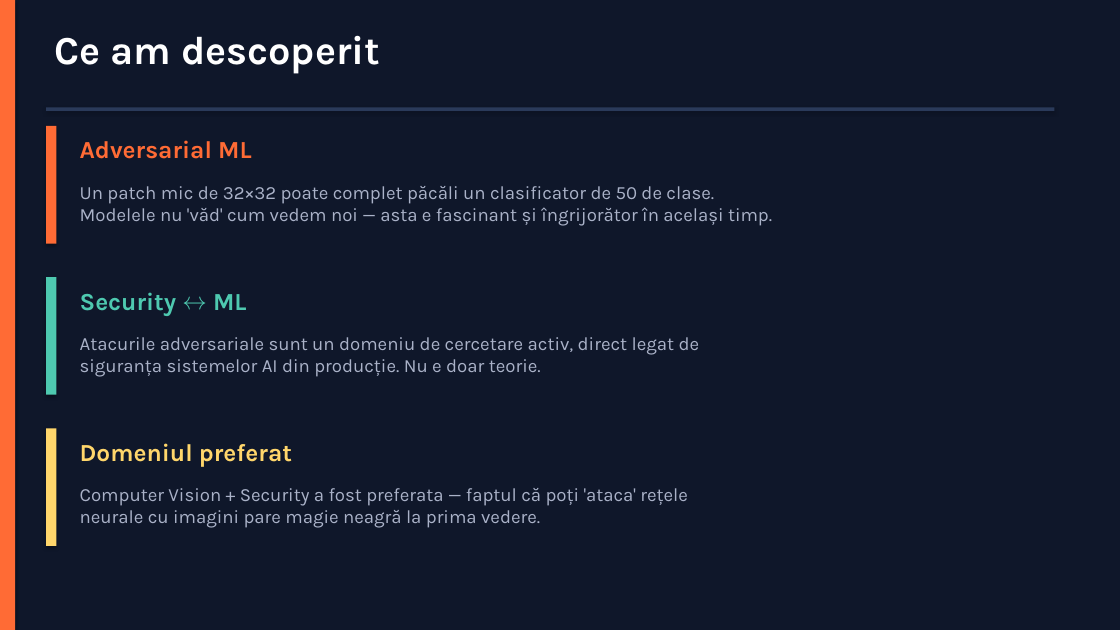
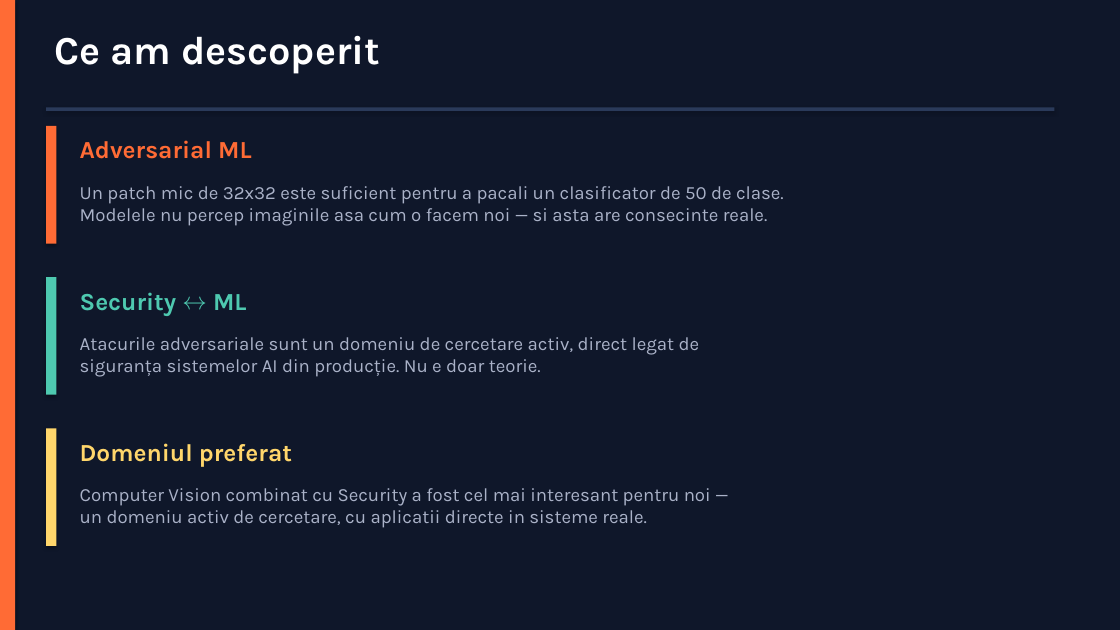
Before and after one commit to davon999/electron, a slide deck: slide 8 of Prezentare_Electron_2026.pptx. Drawn at 1120x630 pixels with LibreOffice and Linux fonts; fonts in the diff are those of the drawing. Boxes give left, top, right and bottom in pixels: in the first picture for what was removed or moved away, otherwise in the second. Text is boxed around its words. In the diff, an @@ line names an element or a change of style, - is before the commit and + after.

```diff
--- a/Prezentare_Electron_2026.pptx
+++ b/Prezentare_Electron_2026.pptx
@@ text at [80,186,784,226]: text changed @@
-Un patch mic de 32×32 poate complet păcăli un clasificator de 50 de clase.
-Modelele nu 'văd' cum vedem noi — asta e fascinant și îngrijorător în același timp.
+Un patch mic de 32x32 este suficient pentru a pacali un clasificator de 50 de clase.
+Modelele nu percep imaginile asa cum o facem noi — si asta are consecinte reale.
@@ text at [80,488,711,528]: text changed @@
-Computer Vision + Security a fost preferata — faptul că poți 'ataca' rețele
-neurale cu imagini pare magie neagră la prima vedere.
+Computer Vision combinat cu Security a fost cel mai interesant pentru noi —
+un domeniu activ de cercetare, cu aplicatii directe in sisteme reale.
```
Also in this commit, not shown: 2 other slides changed, 1 other file.
